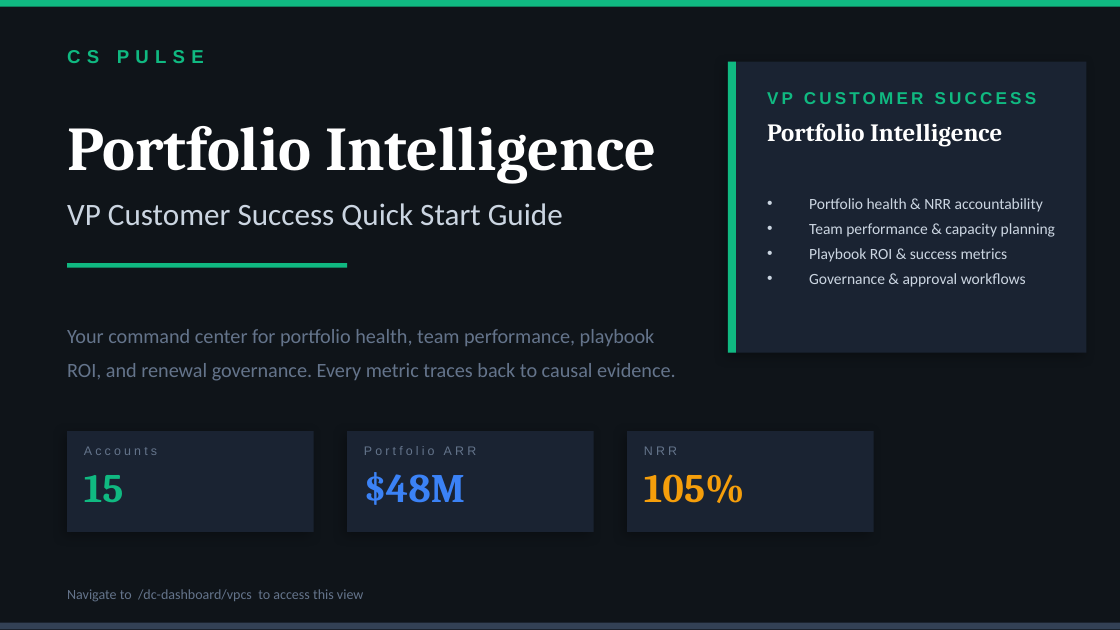
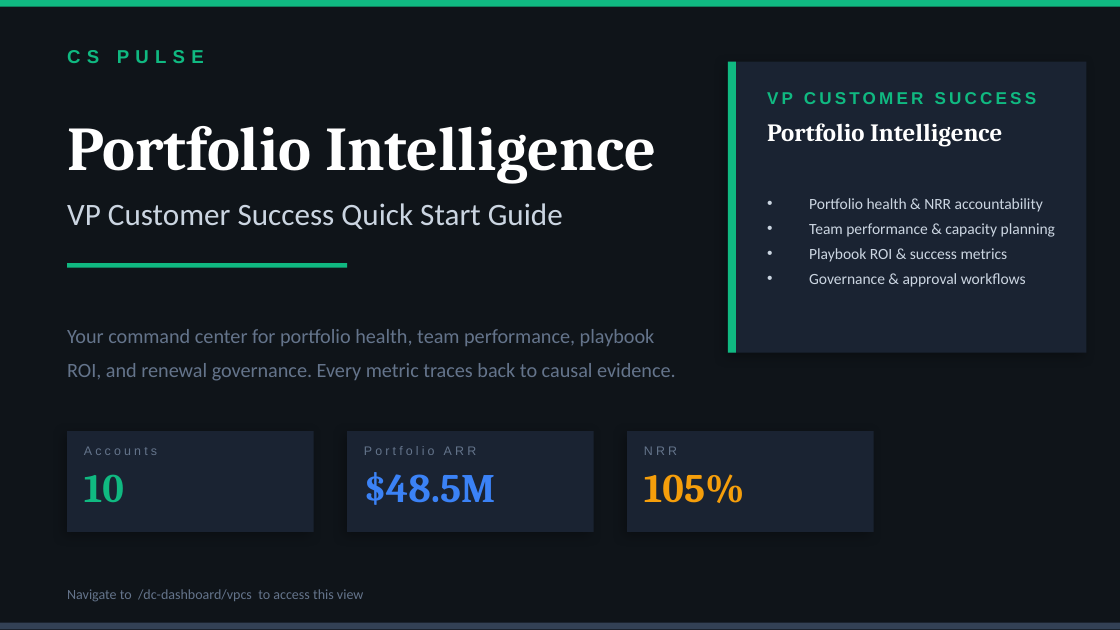
Before and after one commit to 21manoj/CustomerSuccessAI-DataCenter, a slide deck: slide 1 of kpi-dashboard/docs/CS_Pulse_VP_CS_Tutorial.pptx. Drawn at 1120x630 pixels with LibreOffice and Linux fonts; fonts in the diff are those of the drawing. Boxes give left, top, right and bottom in pixels: in the first picture for what was removed or moved away, otherwise in the second. Text is boxed around its words. In the diff, an @@ line names an element or a change of style, - is before the commit and + after.

```diff
--- a/kpi-dashboard/docs/CS_Pulse_VP_CS_Tutorial.pptx
+++ b/kpi-dashboard/docs/CS_Pulse_VP_CS_Tutorial.pptx
@@ text at [84,474,124,502]: text changed @@
-15
+10
@@ text at [364,472,495,505]: text changed @@
-$48M
+$48.5M
```
Also in this commit, not shown: 7 other slides changed, 1 other file.
